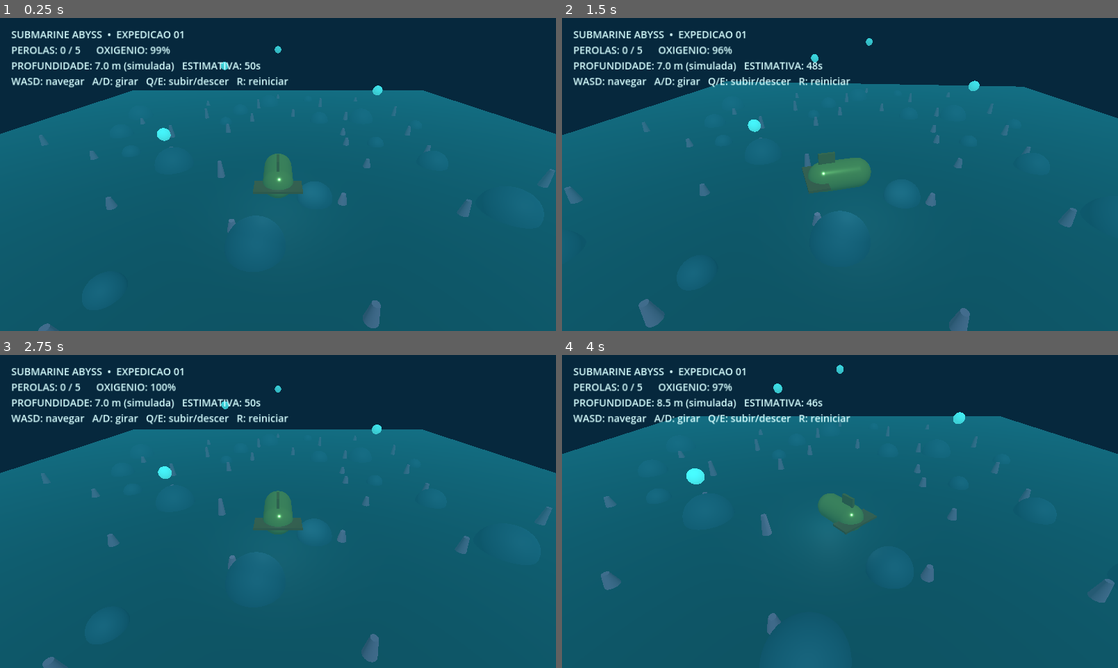
Above: before the commit, frames 1-4 (two rows, left to right).
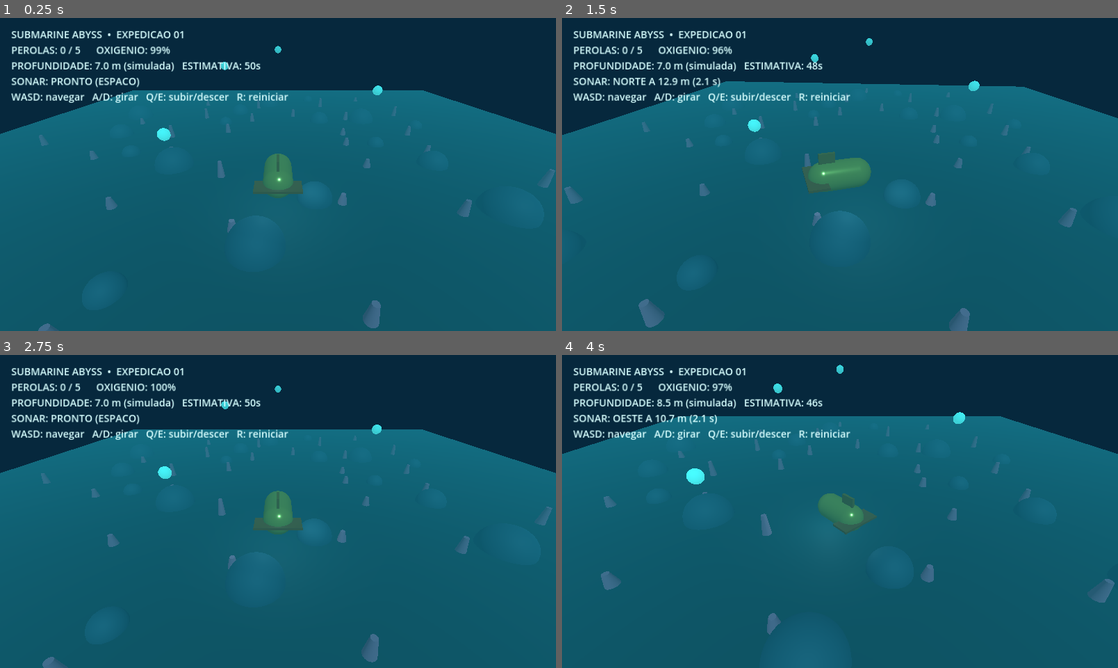
Above: after the commit, the same moments.

Repository: juniordev830/submarine-abyss
Game: Godot game, scene res://scenes/main.tscn
The game is run twice, just before and just after one commit, with the same random seed, the same clock (stepped at 60 frames per second) and the same inputs.
Inputs:
- Up to frame 1 (0.25 s): no input
- Up to frame 2 (1.5 s): hold D 0.53-1.28 s; tap Space (sonar, bound only after the commit) at 0.6, 1.35 s; hold S from 1.28 s (still down)
- Up to frame 3 (2.75 s): release S at 2.03 s; hold D from 2.03 s (still down); hold R from 2.03 s (still down); tap Space (sonar, bound only after the commit) at 2.3 s
- Up to frame 4 (4 s): tap Enter at 2.75 s; release D at 2.78 s; release R at 2.78 s; hold W 2.78-3.53 s; tap E at 2.85 s; tap Space (sonar, bound only after the commit) at 3.05, 3.8 s; hold A from 3.53 s (still down); hold Q from 3.53 s (still down)

The runs differ from the first frame. In frame 1, 1.4% of the frame differs, in the area x 2-52%, y 18-28%; in frame 2, 1.4%; in frame 3, 1.4%; in frame 4, 1.4%.

Commit message:
feat: add sonar navigation (scripts/ocean.gd)

Diff:
--- a/scripts/ocean.gd
+++ b/scripts/ocean.gd
@@ -11,9 +11,12 @@
 var collected := 0
 var finished := false
 var result := ""
+var sonar_active := 0.0
+var sonar_cooldown := 0.0
 
 
 func _ready() -> void:
+	_setup_sonar_input()
 	_setup_environment()
 	_create_world()
 	submarine = Submarine.new()
@@ -119,6 +122,11 @@
 	if Input.is_key_pressed(KEY_R):
 		get_tree().reload_current_scene()
 		return
+	sonar_active = maxf(0.0, sonar_active - delta)
+	sonar_cooldown = maxf(0.0, sonar_cooldown - delta)
+	if not finished and Input.is_action_just_pressed("sonar") and sonar_cooldown <= 0.0 and not collectibles.is_empty():
+		sonar_active = 3.0
+		sonar_cooldown = 8.0
 	if not finished:
 		var drain_rate: float = Rules.oxygen_rate_at_depth(submarine.global_position.y)
 		oxygen = Rules.consume_oxygen(oxygen, delta, drain_rate)
@@ -149,4 +157,27 @@
 	var depth: float = maxf(0.0, 10.0 - submarine.global_position.y)
 	var rate: float = Rules.oxygen_rate_at_depth(submarine.global_position.y)
 	var remaining: int = int(ceil(Rules.estimated_oxygen_seconds(oxygen, rate)))
-	hud.text = "SUBMARINE ABYSS  •  EXPEDICAO 01\nPEROLAS: %d / 5      OXIGENIO: %d%%\nPROFUNDIDADE: %.1f m (simulada)   ESTIMATIVA: %ds\nWASD: navegar   A/D: girar   Q/E: subir/descer   R: reiniciar\n%s" % [collected, int(oxygen), depth, remaining, result]
+	var sonar_text := "SONAR: PRONTO (ESPACO)"
+	if sonar_active > 0.0:
+		var positions: Array[Vector3] = []
+		for pearl in collectibles:
+			positions.append(pearl.global_position)
+		var nearest: int = Rules.nearest_target_index(submarine.global_position, positions)
+		if nearest >= 0:
+			var target: Vector3 = positions[nearest]
+			sonar_text = "SONAR: %s A %.1f m (%.1f s)" % [
+				Rules.sonar_direction(submarine.global_position, target),
+				submarine.global_position.distance_to(target), sonar_active
+			]
+		else:
+			sonar_text = "SONAR: SEM ALVOS"
+	elif sonar_cooldown > 0.0:
+		sonar_text = "SONAR: RECARGA %.1f s" % sonar_cooldown
+	hud.text = "SUBMARINE ABYSS  •  EXPEDICAO 01\nPEROLAS: %d / 5      OXIGENIO: %d%%\nPROFUNDIDADE: %.1f m (simulada)   ESTIMATIVA: %ds\n%s\nWASD: navegar   A/D: girar   Q/E: subir/descer   R: reiniciar\n%s" % [collected, int(oxygen), depth, remaining, sonar_text, result]
+
+func _setup_sonar_input() -> void:
+	if not InputMap.has_action("sonar"):
+		InputMap.add_action("sonar")
+	var key := InputEventKey.new()
+	key.physical_keycode = KEY_SPACE
+	InputMap.action_add_event("sonar", key)
